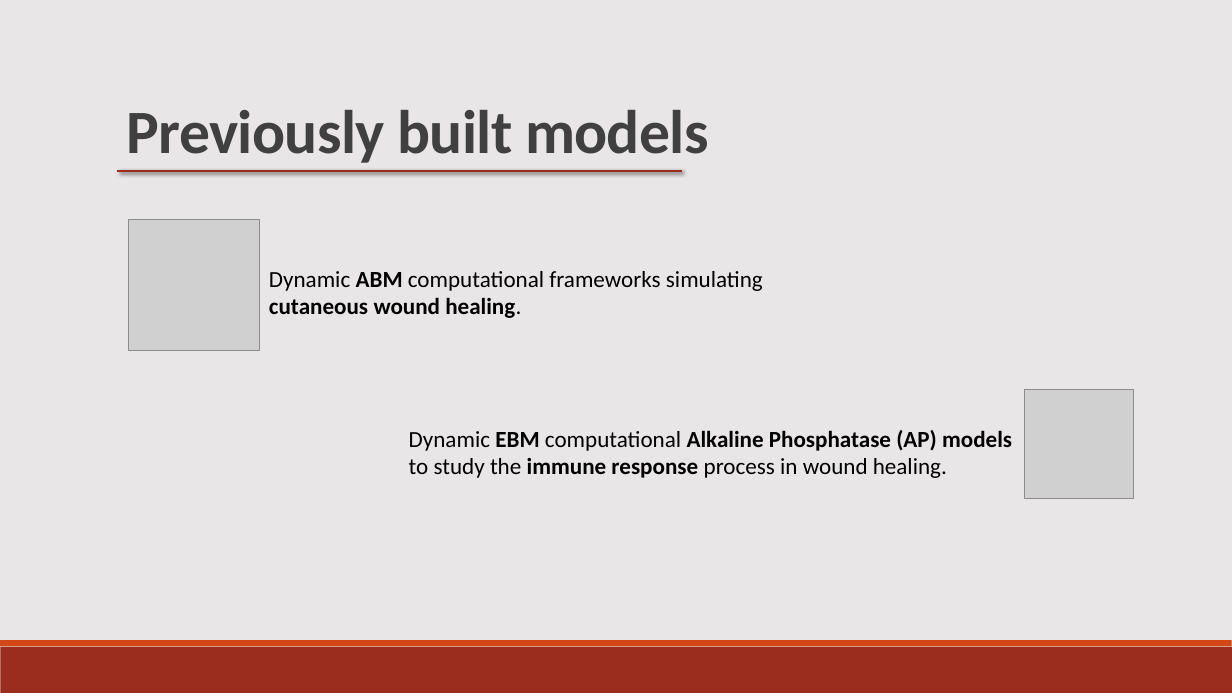
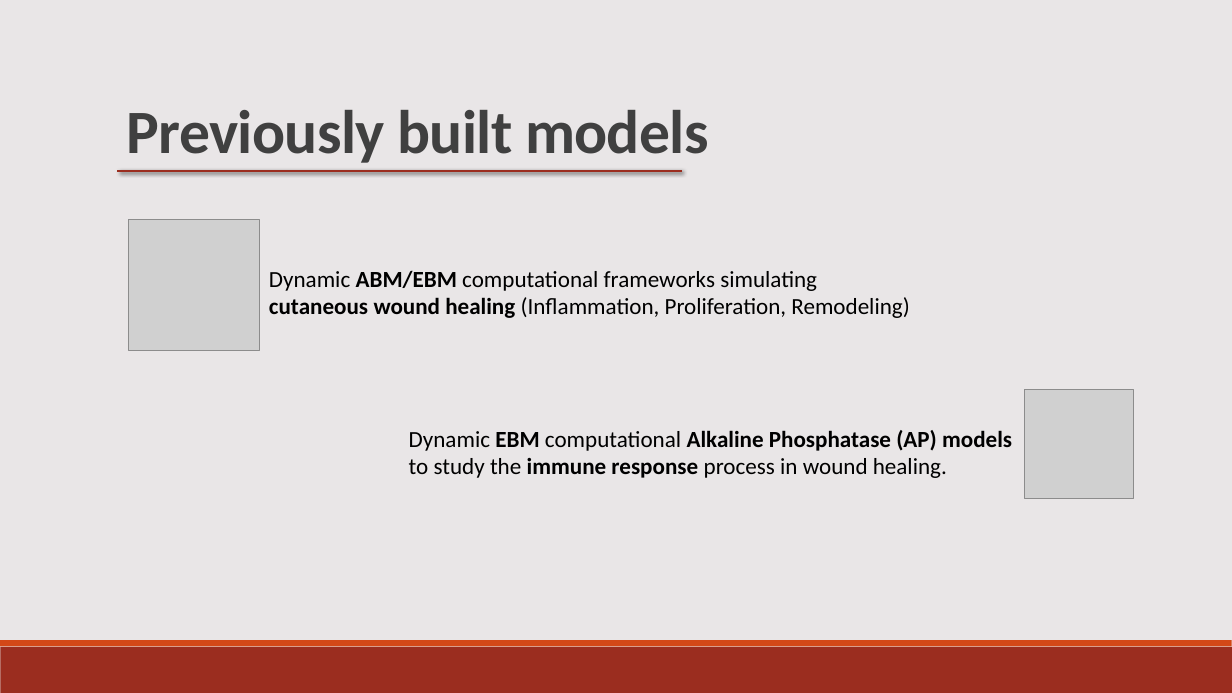
Before and after one commit to BenDickens/Brandwonden-Project-IAS, a slide deck: slide 5 of Notes and Primers/research proposal ppt.pptx. Drawn at 1232x693 pixels with LibreOffice and Linux fonts; fonts in the diff are those of the drawing; grey boxes stand for pictures. Boxes give left, top, right and bottom in pixels: in the first picture for what was removed or moved away, otherwise in the second. Text is boxed around its words. In the diff, an @@ line names an element or a change of style, - is before the commit and + after.

```diff
--- a/Notes and Primers/research proposal ppt.pptx
+++ b/Notes and Primers/research proposal ppt.pptx
@@ text at (269, 270, 909, 318): text changed @@
-Dynamic ABM computational frameworks simulating
-cutaneous wound healing.
+Dynamic ABM/EBM computational frameworks simulating
+cutaneous wound healing (Inflammation, Proliferation, Remodeling)
```
Also in this commit, not shown: 5 other slides changed.
